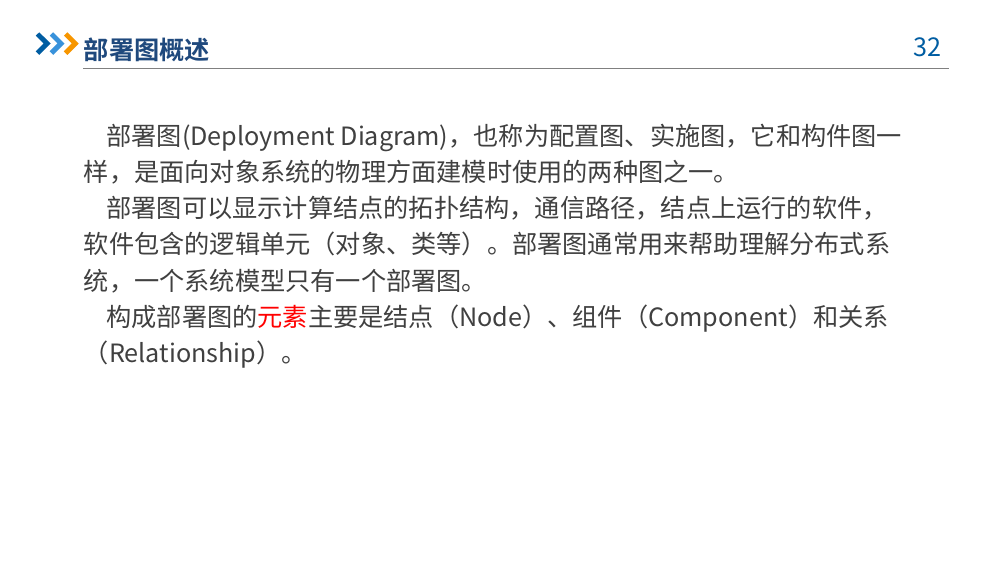
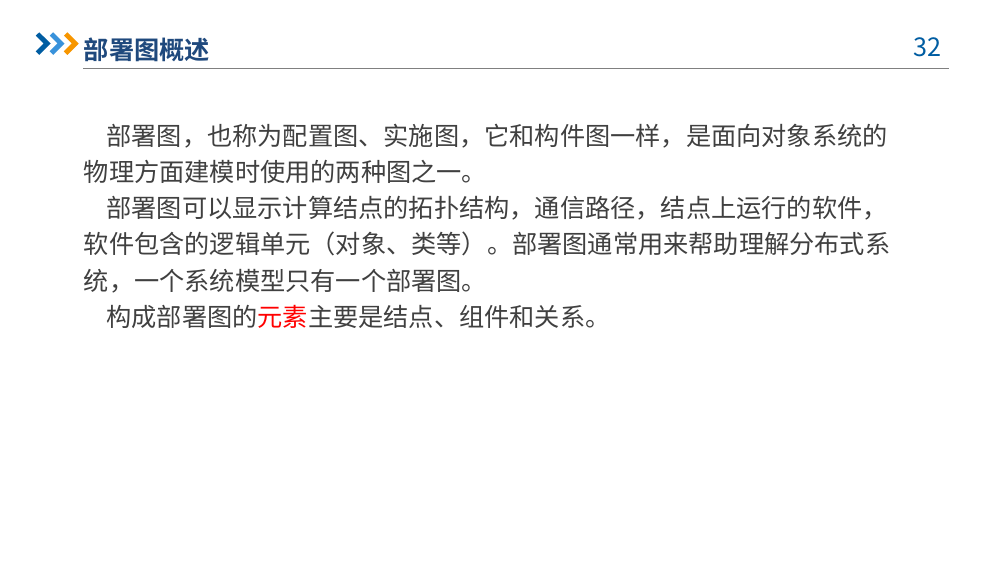
Before and after one commit to dreamtrueqaq/SRA2022-G12, a slide deck: slide 32 of 非受控文档/翻转课堂/SRA-G12-翻转课堂PPT3.pptx. Drawn at 1008x567 pixels with LibreOffice and Linux fonts; fonts in the diff are those of the drawing; background and template pictures are left out. Boxes give left, top, right and bottom in pixels: in the first picture for what was removed or moved away, otherwise in the second. Text is boxed around its words. In the diff, an @@ line names an element or a change of style, - is before the commit and + after.

```diff
--- a/非受控文档/翻转课堂/SRA-G12-翻转课堂PPT3.pptx
+++ b/非受控文档/翻转课堂/SRA-G12-翻转课堂PPT3.pptx
@@ text at bbox=[84, 124, 887, 183]: text changed @@
-部署图(Deployment Diagram)，也称为配置图、实施图，它和构件图一样，是面向对象系统的物理方面建模时使用的两种图之一。
+部署图，也称为配置图、实施图，它和构件图一样，是面向对象系统的物理方面建模时使用的两种图之一。
@@ text at bbox=[106, 304, 610, 328]: text changed @@
-构成部署图的元素主要是结点（Node）、组件（Component）和关系（Relationship）。
+构成部署图的元素主要是结点、组件和关系。
```
Also in this commit, not shown: 14 other slides changed, 8 other files.
